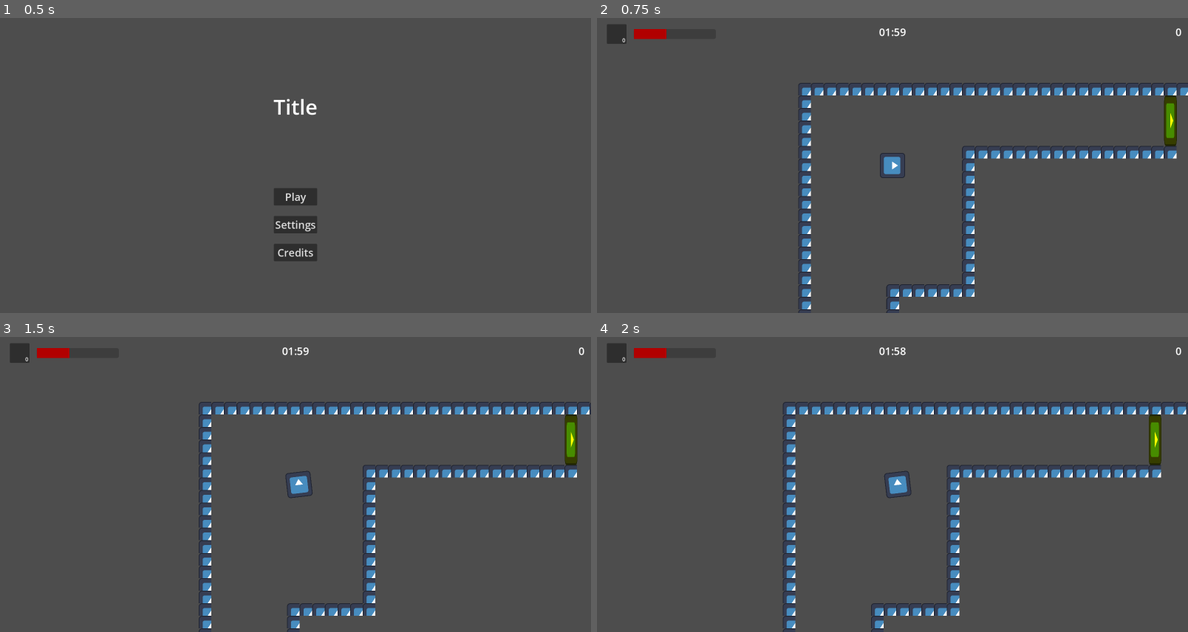
Above: before the commit, frames 1-4 (two rows, left to right).
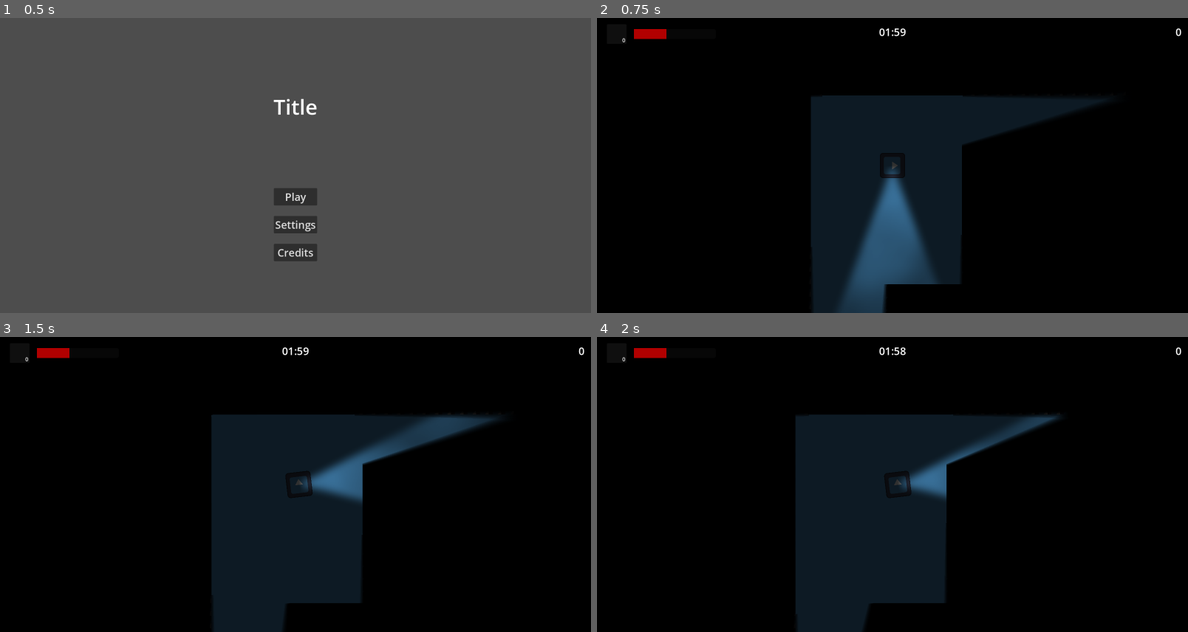
Above: after the commit, the same moments.

Repository: AltairGameStudio/Godot-Wild-Jam-93-Team-1
Game: Godot game, scene res://scenes/main_menu.tscn
The game is run twice, just before and just after one commit, with the same random seed, the same clock (stepped at 60 frames per second) and the same inputs. The engine's default icon, where the game draws it, is replaced by a stand-in: a white triangle on a blue panel in a dark square.
Inputs (mouse positions are in pixels of both pictures, inside the frame that each line leads up to):
- Up to frame 1 (0.5 s): no input
- Up to frame 2 (0.75 s): click "Play" at 0.5 s
- Up to frame 3 (1.5 s): tap Enter at 1.25 s; move the mouse to (425, 469) at 1.27 s; hold D (ui_right) from 1.28 s (still down); hold Right mouse button (equip) from 1.28 s (still down); click (425, 469) at 1.42 s
- Up to frame 4 (2 s): keep holding D (ui_right); keep holding Right mouse button (equip)

Frame 1 is identical in both runs. In frame 2, 100% of the frame differs, in the area x 0-100%, y 0-100%; in frame 3, 100%; in frame 4, 100%.

Commit message:
Add lighting

Diff:
--- a/scenes/collectable_item.tscn
+++ b/scenes/collectable_item.tscn
@@ -2,6 +2,9 @@
 
 [ext_resource type="Script" uid="uid://c1e7q568itphu" path="res://scripts/collectable_item.gd" id="1_7u7jm"]
 [ext_resource type="Texture2D" uid="uid://cp100m3062y3f" path="res://icon.svg" id="2_yg184"]
+
+[sub_resource type="CanvasItemMaterial" id="CanvasItemMaterial_7u7jm"]
+light_mode = 2
 
 [sub_resource type="RectangleShape2D" id="RectangleShape2D_t8v6b"]
 size = Vector2(64, 64)
@@ -12,6 +15,7 @@
 
 [node name="Sprite2D" type="Sprite2D" parent="." unique_id=691933557]
 modulate = Color(0, 1, 0, 1)
+material = SubResource("CanvasItemMaterial_7u7jm")
 scale = Vector2(0.5, 0.5)
 texture = ExtResource("2_yg184")
 
--- a/scenes/criminal_target.tscn
+++ b/scenes/criminal_target.tscn
@@ -2,6 +2,9 @@
 
 [ext_resource type="Script" uid="uid://c51o3o2ev2vj4" path="res://scripts/criminal_target.gd" id="1_t718d"]
 [ext_resource type="Texture2D" uid="uid://cp100m3062y3f" path="res://icon.svg" id="1_xk3fx"]
+
+[sub_resource type="CanvasItemMaterial" id="CanvasItemMaterial_t718d"]
+light_mode = 2
 
 [sub_resource type="RectangleShape2D" id="RectangleShape2D_t718d"]
 size = Vector2(128, 129)
@@ -10,6 +13,7 @@
 script = ExtResource("1_t718d")
 
 [node name="Sprite2D" type="Sprite2D" parent="." unique_id=459075400]
+material = SubResource("CanvasItemMaterial_t718d")
 texture = ExtResource("1_xk3fx")
 
 [node name="CollisionShape2D" type="CollisionShape2D" parent="." unique_id=138427321]
--- a/scenes/world.tscn
+++ b/scenes/world.tscn
@@ -3,15 +3,33 @@
 [ext_resource type="Script" uid="uid://c1e7q568itphu" path="res://scripts/collectable_item.gd" id="1_qfnet"]
 [ext_resource type="PackedScene" uid="uid://cyshgyvntusxc" path="res://scenes/player.tscn" id="2_k0juu"]
 [ext_resource type="Texture2D" uid="uid://cp100m3062y3f" path="res://icon.svg" id="3_4wyf3"]
+[ext_resource type="Texture2D" uid="uid://chl8dx600a0sc" path="res://assets/cone_e_blur_noise_transparent.png" id="4_7r4gi"]
 [ext_resource type="PackedScene" uid="uid://nlsesjyanxap" path="res://scenes/hud.tscn" id="4_k0juu"]
 [ext_resource type="PackedScene" uid="uid://cf5v600qr0lhc" path="res://scenes/obstacle.tscn" id="5_71j4m"]
 [ext_resource type="PackedScene" uid="uid://bpdjs6e5pu01t" path="res://scenes/collectable_item.tscn" id="6_i7141"]
 [ext_resource type="PackedScene" uid="uid://cehhy8a3xl28e" path="res://scenes/criminal_target.tscn" id="7_i7141"]
+[ext_resource type="Shader" uid="uid://4ewv4243cb7y" path="res://shaders/fog_of_war.gdshader" id="8_4mrxx"]
+
+[sub_resource type="Gradient" id="Gradient_i7141"]
+interpolation_mode = 1
+offsets = PackedFloat32Array(0.27011493, 0.7011494)
+colors = PackedColorArray(1, 1, 1, 1, 0, 0, 0, 1)
+
+[sub_resource type="GradientTexture2D" id="GradientTexture2D_4mrxx"]
+gradient = SubResource("Gradient_i7141")
+width = 3000
+height = 3000
+fill = 1
+fill_from = Vector2(0.5, 0.5)
+
+[sub_resource type="OccluderPolygon2D" id="OccluderPolygon2D_w7kh3"]
+polygon = PackedVector2Array(-32, -32, 32, -32, 32, 32, -32, 32)
 
 [sub_resource type="TileSetAtlasSource" id="TileSetAtlasSource_k0juu"]
 texture = ExtResource("3_4wyf3")
 texture_region_size = Vector2i(64, 64)
 0:0/0 = 0
+0:0/0/occlusion_layer_0/polygon_0/polygon = SubResource("OccluderPolygon2D_w7kh3")
 0:0/0/physics_layer_0/polygon_0/points = PackedVector2Array(-32, -32, 32, -32, 32, 32, -32, 32)
 1:0/0 = 0
 0:1/0 = 0
@@ -19,14 +37,38 @@
 
 [sub_resource type="TileSet" id="TileSet_71j4m"]
 tile_size = Vector2i(64, 64)
+occlusion_layer_0/light_mask = 1
 physics_layer_0/collision_layer = 1
 sources/0 = SubResource("TileSetAtlasSource_k0juu")
 
+[sub_resource type="ShaderMaterial" id="ShaderMaterial_7r4gi"]
+shader = ExtResource("8_4mrxx")
+
 [node name="World" type="Node2D" unique_id=809886004]
 script = ExtResource("1_qfnet")
 
+[node name="CanvasModulate" type="CanvasModulate" parent="." unique_id=1653250332]
+color = Color(0.1882353, 0.1882353, 0.1882353, 1)
+
+[node name="Floor" type="Sprite2D" parent="." unique_id=939648249]
+scale = Vector2(200, 200)
+texture = ExtResource("3_4wyf3")
+
 [node name="Player" parent="." unique_id=1287792069 instance=ExtResource("2_k0juu")]
 position = Vector2(-4577, -5660)
+
+[node name="Vision" type="PointLight2D" parent="Player" unique_id=63266351]
+range_item_cull_mask = 2
+shadow_enabled = true
+shadow_filter = 2
+shadow_item_cull_mask = 3
+texture = SubResource("GradientTexture2D_4mrxx")
+
+[node name="Lantern" type="PointLight2D" parent="Player" unique_id=1718092124]
+rotation = 1.5707964
+texture = ExtResource("4_7r4gi")
+offset = Vector2(0, -640)
+texture_scale = 2.5
 
 [node name="TileMapLayer" type="TileMapLayer" parent="." unique_id=1615551371]
 tile_map_data = PackedByteArray("AACx/6L/AAAAAAAAAACx/6P/AAAAAAAAAACx/6T/AAAAAAAAAACx/6X/AAAAAAAAAACx/6b/AAAAAAAAAACx/6 …(33120 unchanged characters)…
@@ -36,7 +78,7 @@
 
 [node name="Criminals" type="Node" parent="." unique_id=670724956]
 
-[node name="CriminalTarget" parent="Criminals" unique_id=1990985216 instance=ExtResource("7_i7141")]
+[node name="CriminalTarget" parent="Criminals" unique_id=429802876 instance=ExtResource("7_i7141")]
 position = Vector2(4396, -2613)
 
 [node name="CriminalTarget4" parent="Criminals" unique_id=715505027 instance=ExtResource("7_i7141")]
@@ -183,3 +225,11 @@
 position = Vector2(-1887, -2524)
 rotation = 1.5707964
 required_item = "brush"
+
+[node name="FogOfWar" type="Sprite2D" parent="." unique_id=396565604]
+modulate = Color(0, 0, 0, 1)
+light_mask = 2
+z_index = 10
+material = SubResource("ShaderMaterial_7r4gi")
+scale = Vector2(200, 200)
+texture = ExtResource("3_4wyf3")
--- /dev/null
+++ b/shaders/fog_of_war.gdshader
@@ -0,0 +1,10 @@
+shader_type canvas_item;
+
+uniform sampler2D SCREEN_TEXTURE : hint_screen_texture;
+
+void light() {
+	LIGHT.rgb = vec3(0);
+	if (LIGHT_COLOR == vec4(1)) {
+		LIGHT = texture(SCREEN_TEXTURE, SCREEN_UV);
+	}
+}
Binary file added: assets/cone_e_blur_noise_transparent.png
Not shown, added: assets/cone_e_blur_noise_transparent.png.import
Not shown, added: shaders/fog_of_war.gdshader.uid
